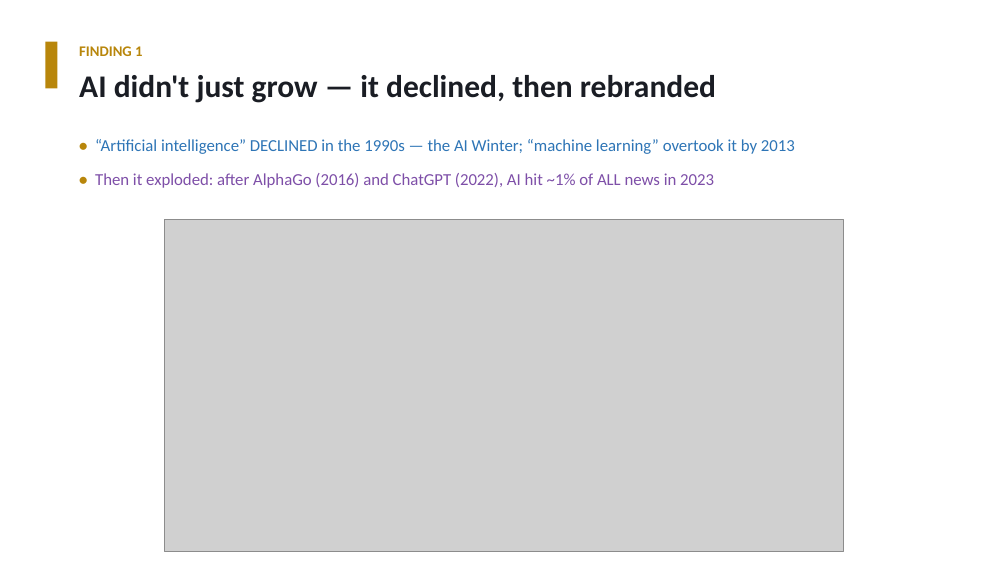
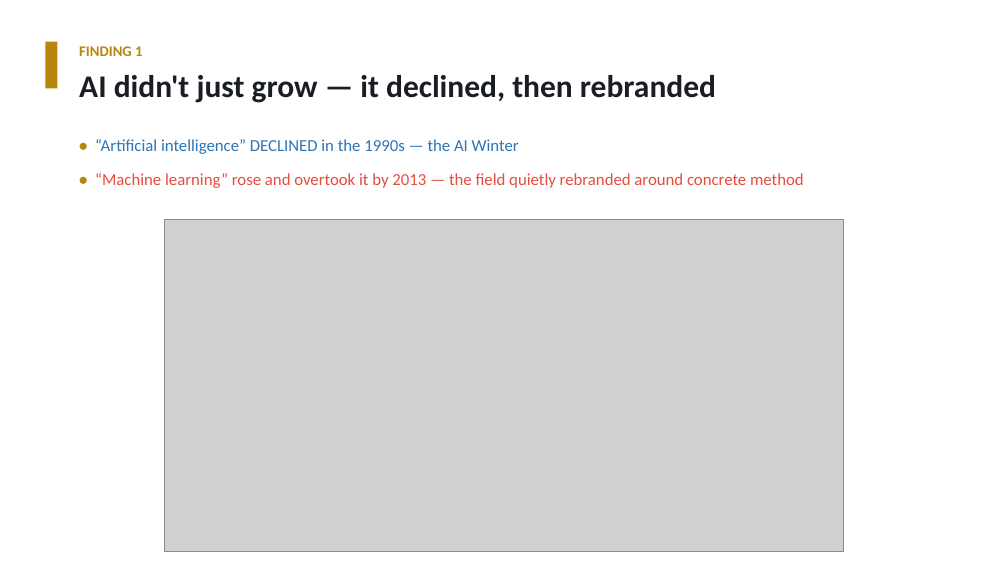
Before and after one commit to Potchara1411/Digital-history-project, a slide deck: slide 3 of ai_discourse_4min.pptx. Drawn at 1008x567 pixels with LibreOffice and Linux fonts; fonts in the diff are those of the drawing; grey boxes stand for pictures. Boxes give left, top, right and bottom in pixels: in the first picture for what was removed or moved away, otherwise in the second. Text is boxed around its words. In the diff, an @@ line names an element or a change of style, - is before the commit and + after.

```diff
--- a/ai_discourse_4min.pptx
+++ b/ai_discourse_4min.pptx
@@ text at box(95, 139, 804, 188): text changed; text colour #2E75B6 to #E74C3C @@
-• “Artificial intelligence” DECLINED in the 1990s — the AI Winter; “machine learning” overtook it by 2013
-• Then it exploded: after AlphaGo (2016) and ChatGPT (2022), AI hit ~1% of ALL news in 2023
+• “Artificial intelligence” DECLINED in the 1990s — the AI Winter
+• “Machine learning” rose and overtook it by 2013 — the field quietly rebranded around concrete method
```
Also in this commit, not shown: 1 other slide changed, 2 slides added, 2 other files.
